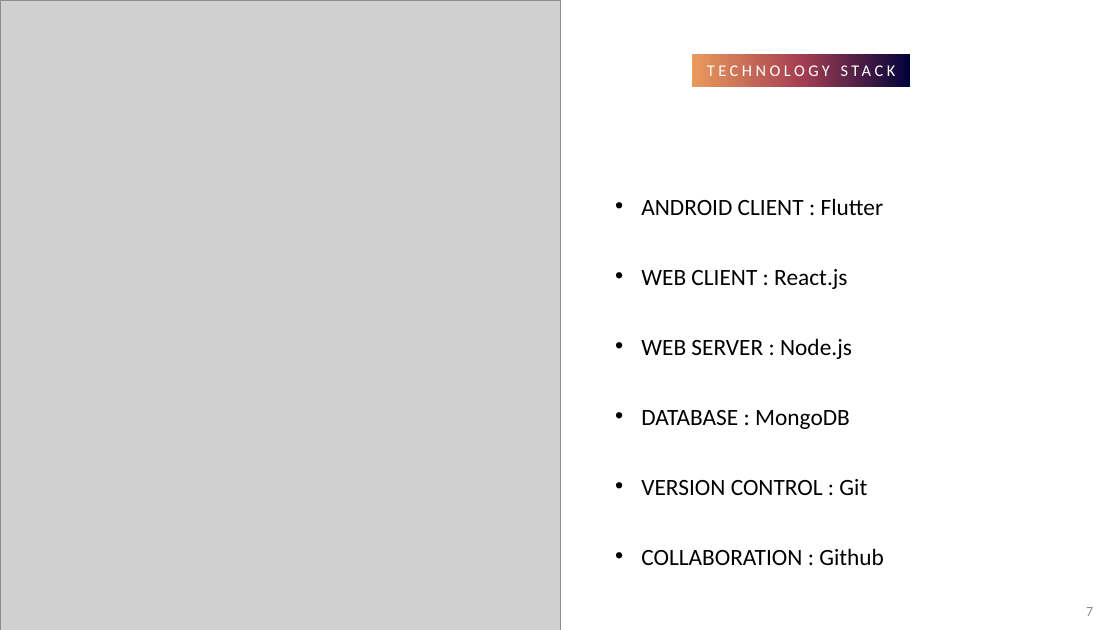
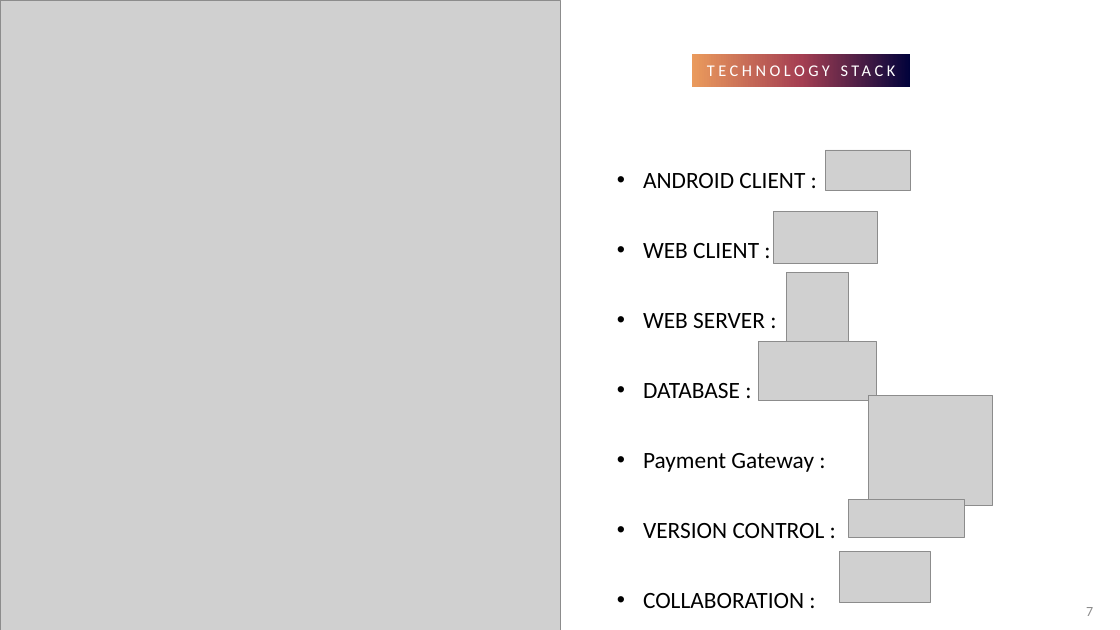
Before and after one commit to zhalok/HACKNSU4_SUST_Agile_Team, a slide deck: slide 7 of SUST_AGILE_TEAM.pptx. Drawn at 1120x630 pixels with LibreOffice and Linux fonts; fonts in the diff are those of the drawing; grey boxes stand for pictures. Boxes give left, top, right and bottom in pixels: in the first picture for what was removed or moved away, otherwise in the second. Text is boxed around its words. In the diff, an @@ line names an element or a change of style, - is before the commit and + after.

Commit message:
updated presentation

```diff
--- a/SUST_AGILE_TEAM.pptx
+++ b/SUST_AGILE_TEAM.pptx
@@ text at bbox=[643, 173, 825, 608]: text changed @@
-• ANDROID CLIENT : Flutter
-• WEB CLIENT : React.js
-• WEB SERVER : Node.js
-• DATABASE : MongoDB
-• VERSION CONTROL : Git
-• COLLABORATION : Github
+• ANDROID CLIENT :
+• WEB CLIENT :
+• WEB SERVER :
+• DATABASE :
+• Payment Gateway :
+• VERSION CONTROL :
+• COLLABORATION :
@@ picture added at bbox=[826, 150, 911, 191] @@
@@ picture added at bbox=[774, 211, 878, 263] @@
@@ picture added at bbox=[787, 272, 849, 346] @@
@@ picture added at bbox=[759, 342, 876, 401] @@
@@ picture added at bbox=[868, 396, 992, 506] @@
@@ picture added at bbox=[849, 499, 965, 538] @@
@@ picture added at bbox=[839, 551, 931, 602] @@
```
Also in this commit, not shown: 3 other slides changed, 1 slide added.
